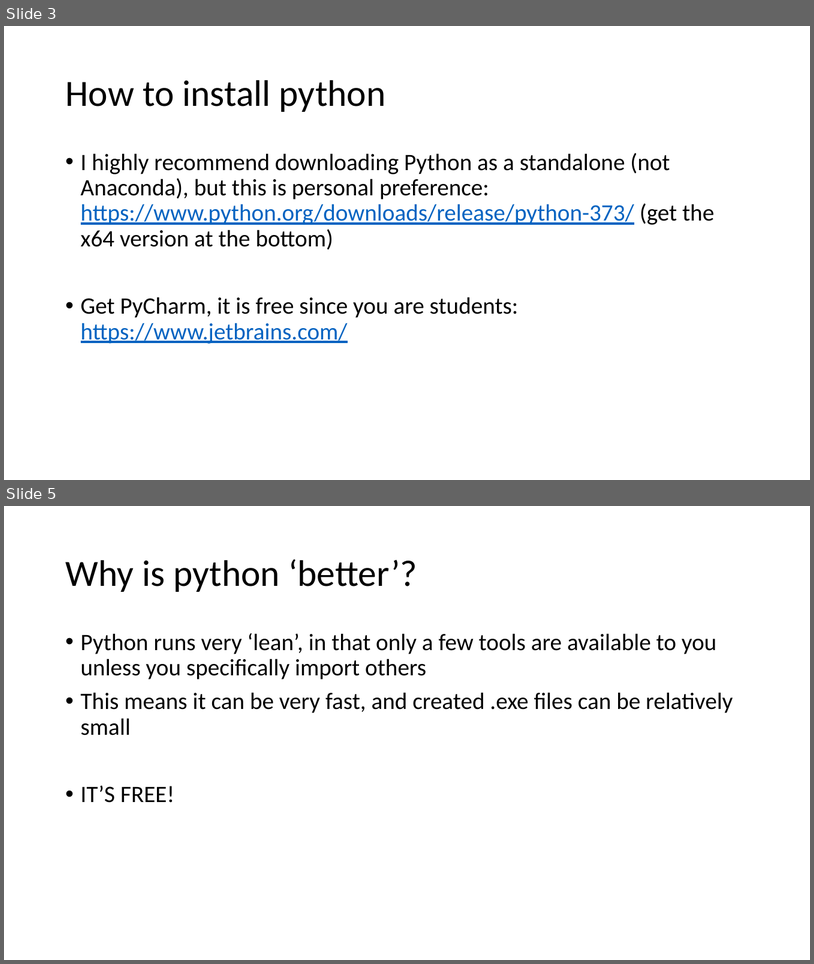
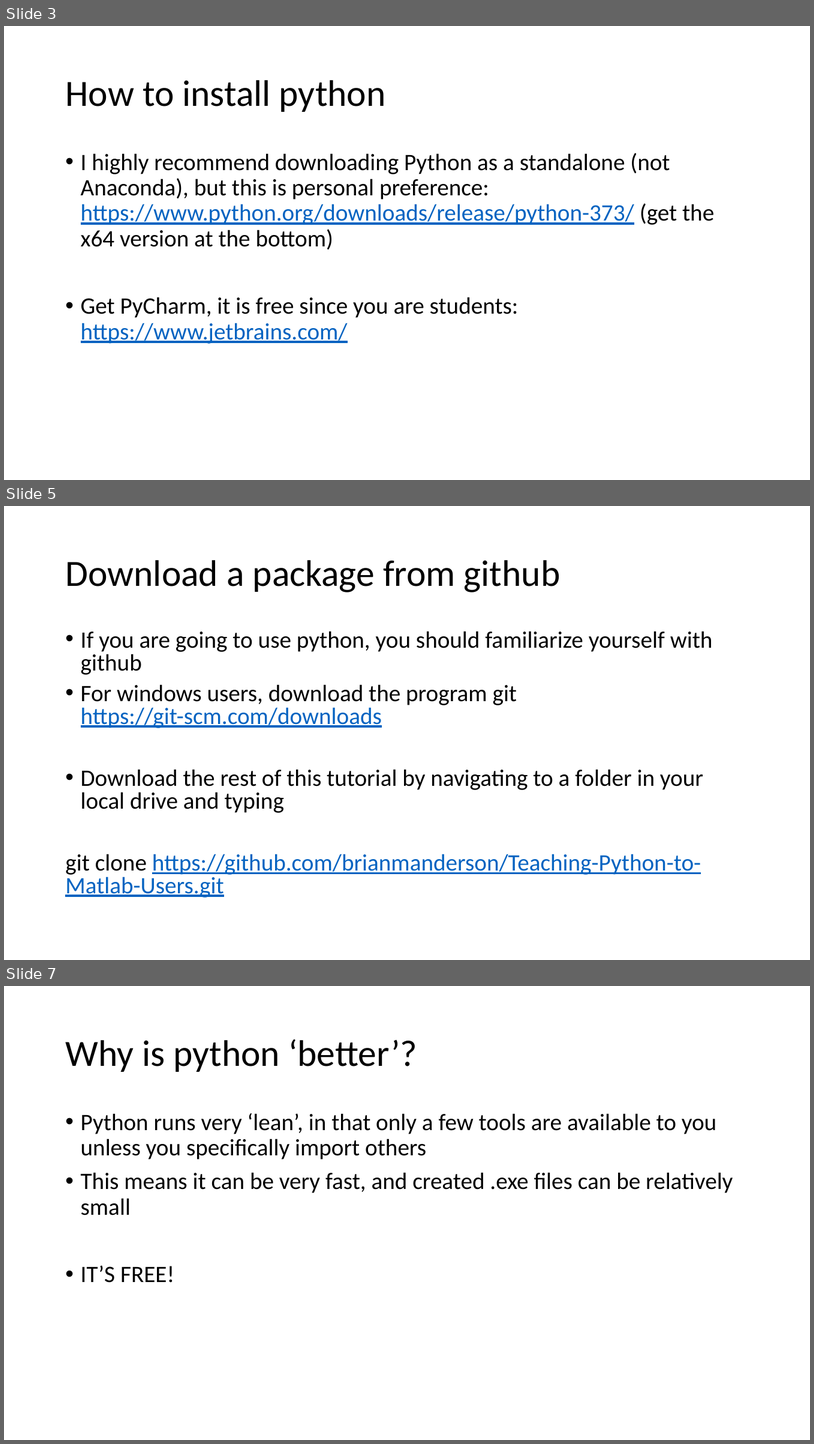
Before and after one commit to brianmanderson/Teaching-Python-to-Matlab-Users, a slide deck: Introduction to Python for Matlab Users.pptx. Shown one above the other, each under a label of ours: slides 3 and 5 before the commit, slides 3, 5 and 7 after it; the slides between them are not shown. The pictures are 814x964 and 814x1444 pixels, drawn with LibreOffice and Linux fonts; fonts in the diff are those of the drawing. Boxes give left, top, right and bottom in pixels: in the first picture for what was removed or moved away, otherwise in the second. Text is boxed around its words. In the diff, an @@ line names an element or a change of style, - is before the commit and + after.

```diff
--- a/Introduction to Python for Matlab Users.pptx
+++ b/Introduction to Python for Matlab Users.pptx
@@ slide 5 added at [4,506,810,960], background #FFFFFF @@
@@ title added at [65,560,561,592], 44 pt, text #000000 @@
+Download a package from github
@@ text added at [65,631,713,897], 28 pt, text #000000 @@
+• If you are going to use python, you should familiarize yourself with github
+• For windows users, download the program git https://git-scm.com/downloads
+• Download the rest of this tutorial by navigating to a folder in your local drive and typing
+git clone https://github.com/brianmanderson/Teaching-Python-to-Matlab-Users.git
@@ what was slide 5 is now slide 7 @@
```
Also in this commit, not shown: 1 slide changed, 1 other slide added, 5 other files.
